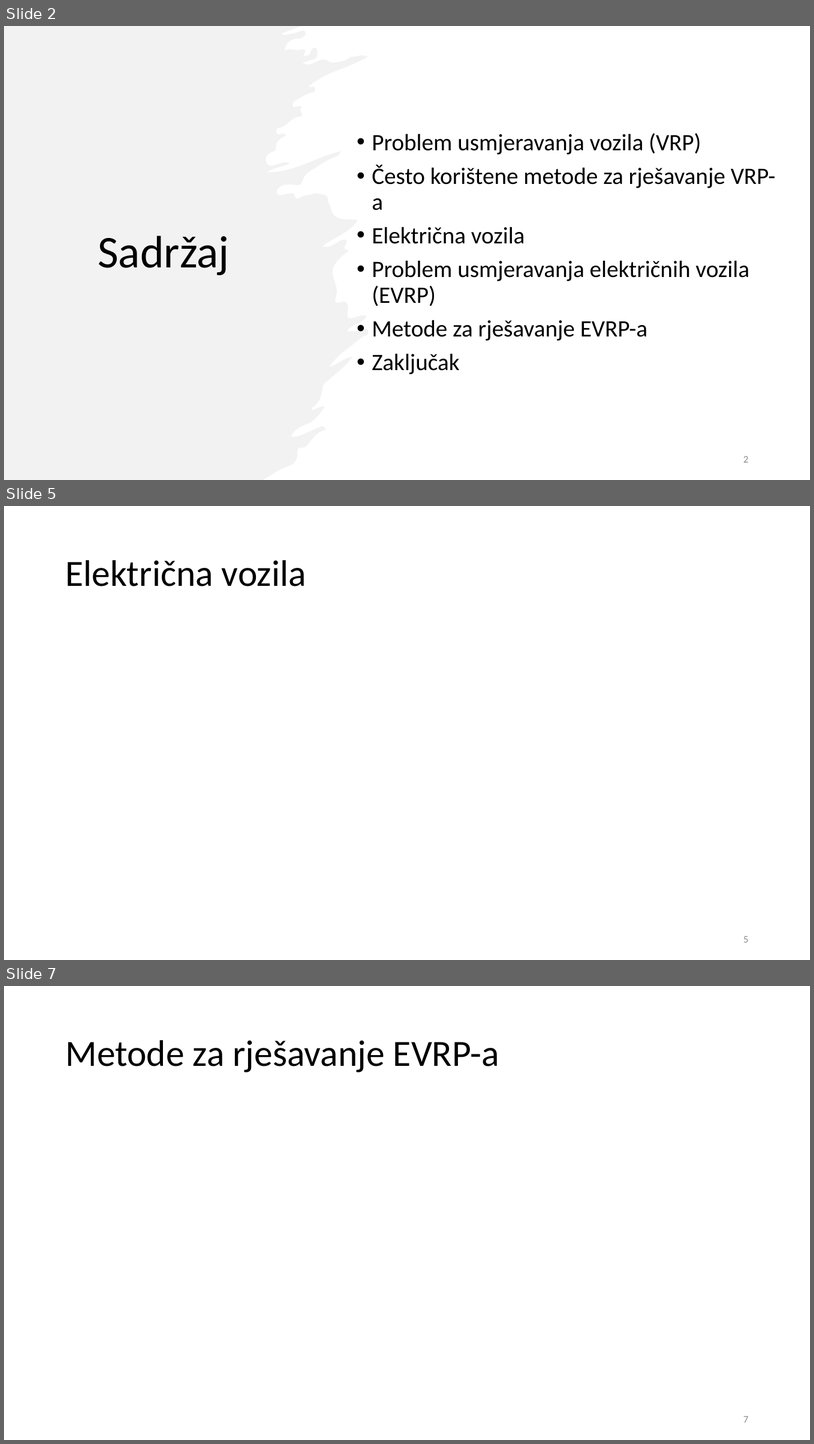
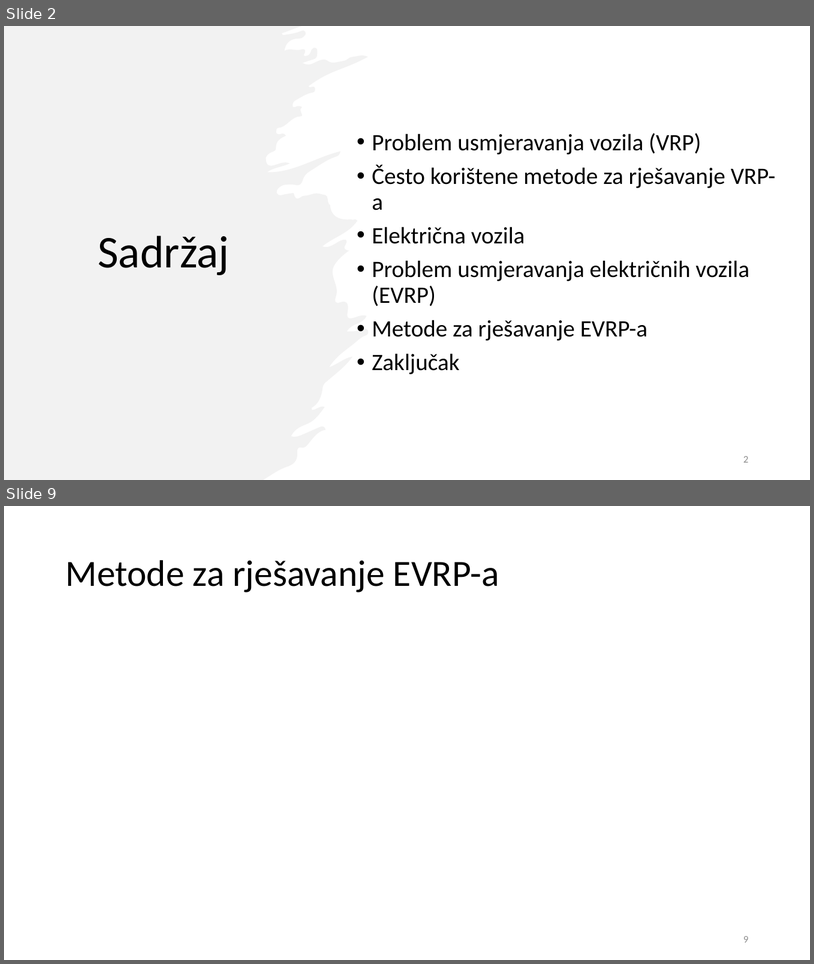
Before and after one commit to TinJukic/Seminar-2, a slide deck: Rješavanje problema usmjeravanja električnih vozila - Tin Jukić.pptx. Shown one above the other, each under a label of ours: slides 2, 5 and 7 before the commit, slides 2 and 9 after it; the slides between them are not shown. The pictures are 814x1444 and 814x964 pixels, drawn with LibreOffice and Linux fonts; fonts in the diff are those of the drawing. Boxes give left, top, right and bottom in pixels: in the first picture for what was removed or moved away, otherwise in the second. Text is boxed around its words. In the diff, an @@ line names an element or a change of style, - is before the commit and + after.

```diff
--- a/Rješavanje problema usmjeravanja električnih vozila - Tin Jukić.pptx
+++ b/Rješavanje problema usmjeravanja električnih vozila - Tin Jukić.pptx
@@ slide 5 removed at box(4, 506, 810, 960), background #FFFFFF @@
@@ title removed at box(65, 560, 306, 586) @@
-Električna vozila
@@ page number removed at box(744, 936, 749, 942) @@
-5
@@ what was slide 7 is now slide 9 @@
@@ page number at box(744, 936, 749, 942): text changed @@
-7
+9
```
Also in this commit, not shown: 4 slides changed, 3 slides added, 2 other files.
